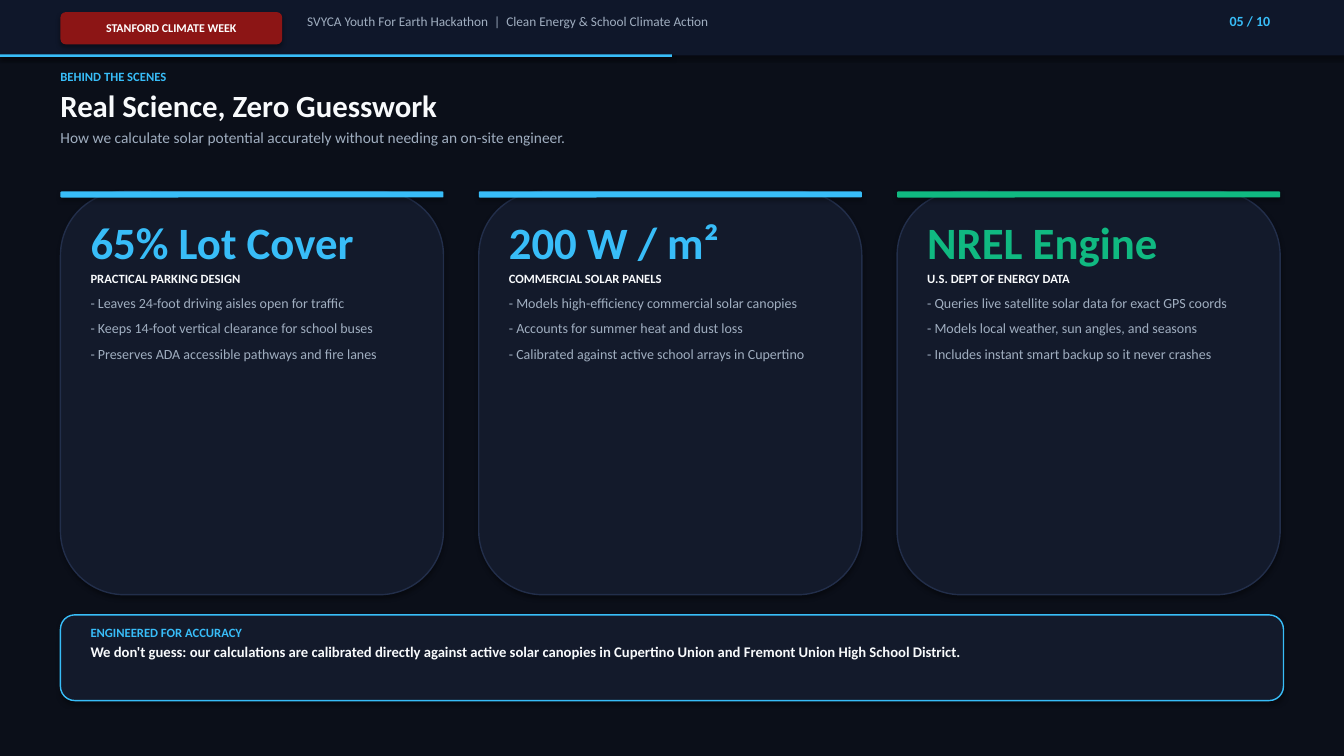
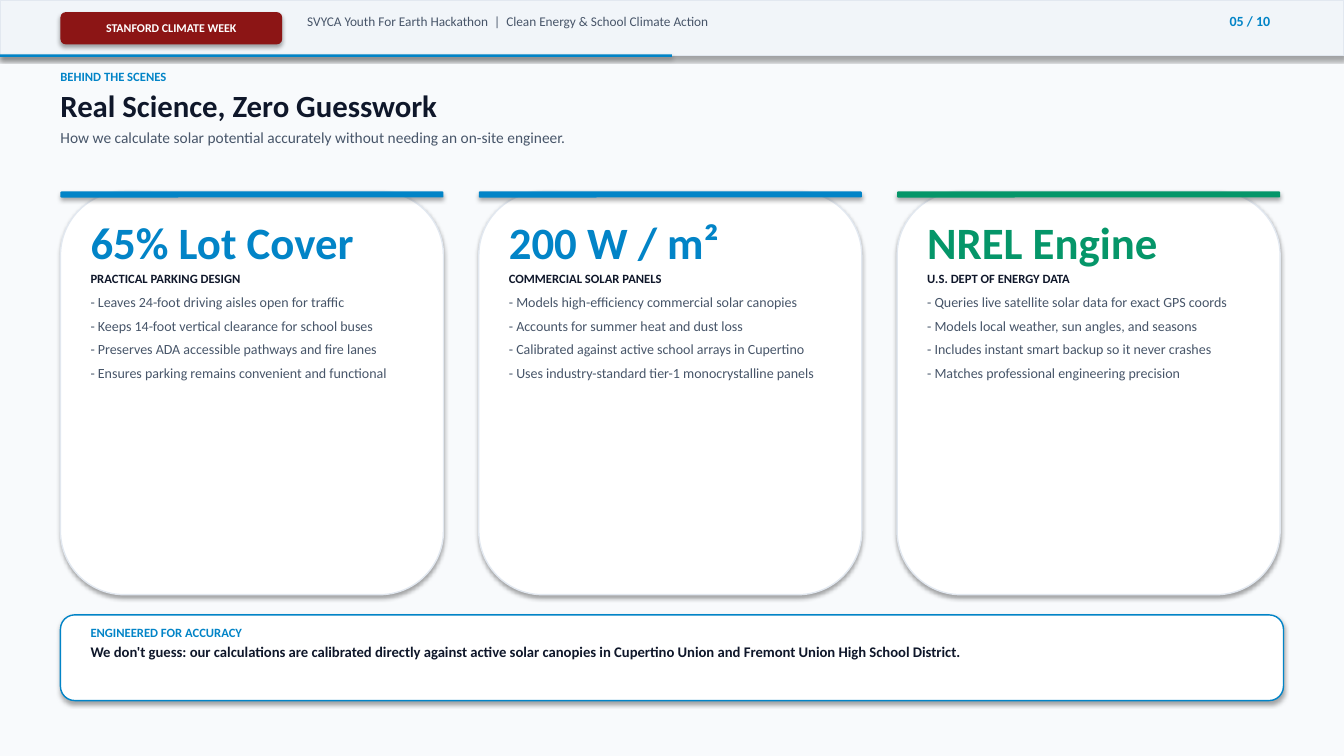
Before and after one commit to pranav-balaji/svyca2026, a slide deck: slide 5 of SolarSchoolsUSA_PitchDeck.pptx. Drawn at 1344x756 pixels with LibreOffice and Linux fonts; fonts in the diff are those of the drawing. Boxes give left, top, right and bottom in pixels: in the first picture for what was removed or moved away, otherwise in the second. Text is boxed around its words. In the diff, an @@ line names an element or a change of style, - is before the commit and + after.

Commit message:
feat(presentation): switch to light theme and problem-first introduction

```diff
--- a/SolarSchoolsUSA_PitchDeck.pptx
+++ b/SolarSchoolsUSA_PitchDeck.pptx
@@ rectangle at bbox=[0, 0, 1344, 756]: fill #0B0F19 to #F8FAFC @@
@@ rectangle at bbox=[0, 0, 1344, 55]: fill #0F172A to #F1F5F9; outline none to #E2E8F0 1 pt @@
@@ text "SVYCA Youth For Earth Hackathon ..." at bbox=[307, 17, 709, 29]: text colour #A0AEC0 to #475569 @@
@@ text "05 / 10" at bbox=[1230, 17, 1270, 26]: text colour #38BDF8 to #0284C7 @@
@@ text "BEHIND THE SCENES" at bbox=[60, 72, 565, 146]: text colour #38BDF8 to #0284C7 in "BEHIND THE SCENES"; text colour #F8FAFC to #0F172A in "Real Science, Zero Guesswork"; text colour #A0AEC0 to #475569 in "How we calculate solar potential accurately without ..." @@
@@ fill #38BDF8 to #0284C7 in 3 elements at bbox=[0, 54, 673, 57], bbox=[60, 192, 444, 198], bbox=[479, 192, 862, 198] @@
@@ rounded rectangle at bbox=[897, 192, 1280, 198]: fill #10B981 to #059669 @@
@@ fill #131A2B to #FFFFFF; outline #222E4A 1 pt to #E2E8F0 1 pt in 3 elements at bbox=[60, 192, 444, 595], bbox=[479, 192, 862, 595], bbox=[897, 192, 1280, 595] @@
@@ text at bbox=[91, 228, 377, 357]: text colour #38BDF8 to #0284C7 in "65% Lot Cover"; text colour #F8FAFC to #0F172A in "PRACTICAL PARKING DESIGN"; text colour #A0AEC0 to #475569 in "- Leaves 24-foot driving aisles open for ...", "- Keeps 14-foot vertical clearance for school ...", "- Preserves ADA accessible pathways and fire ..."; less space between paragraphs @@
@@ text at bbox=[509, 224, 804, 357]: text colour #38BDF8 to #0284C7 in "200 W / m²"; text colour #F8FAFC to #0F172A in "COMMERCIAL SOLAR PANELS"; text colour #A0AEC0 to #475569 in "- Models high-efficiency commercial solar canopies", "- Accounts for summer heat and dust ...", "- Calibrated against active school arrays in ..."; less space between paragraphs @@
@@ text at bbox=[927, 227, 1227, 357]: text colour #10B981 to #059669 in "NREL Engine"; text colour #F8FAFC to #0F172A in "U.S. DEPT OF ENERGY DATA"; text colour #A0AEC0 to #475569 in "- Queries live satellite solar data for ...", "- Models local weather, sun angles, and ...", "- Includes instant smart backup so it ..."; less space between paragraphs @@
@@ text at bbox=[98, 368, 386, 381]: paragraph added @@
+- Ensures parking remains convenient and functional
@@ text at bbox=[516, 368, 814, 381]: paragraph added @@
+- Uses industry-standard tier-1 monocrystalline panels
@@ text at bbox=[935, 368, 1180, 381]: paragraph added @@
+- Matches professional engineering precision
@@ rounded rectangle at bbox=[60, 615, 1284, 701]: fill #131A2B to #FFFFFF; outline #38BDF8 1 pt to #0284C7 1 pt @@
@@ text "ENGINEERED FOR ACCURACY" at bbox=[91, 628, 960, 660]: text colour #38BDF8 to #0284C7 in "ENGINEERED FOR ACCURACY"; text colour #F8FAFC to #0F172A in "We don't guess: our calculations are calibrated ..." @@
```
Also in this commit, not shown: 8 other slides changed, 1 slide added, 1 slide removed, 3 other files.
